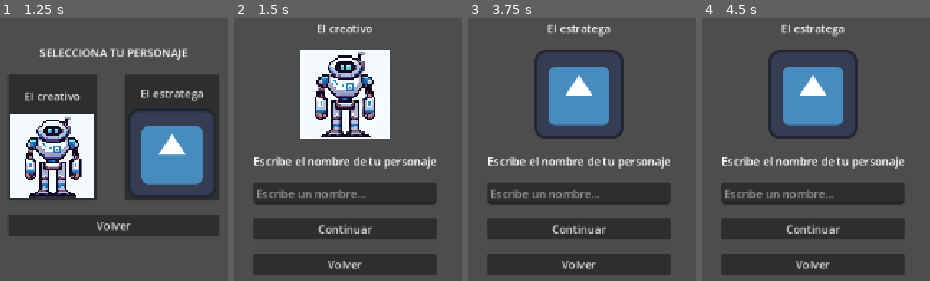
Above: before the commit, frames 1-4 (left to right).
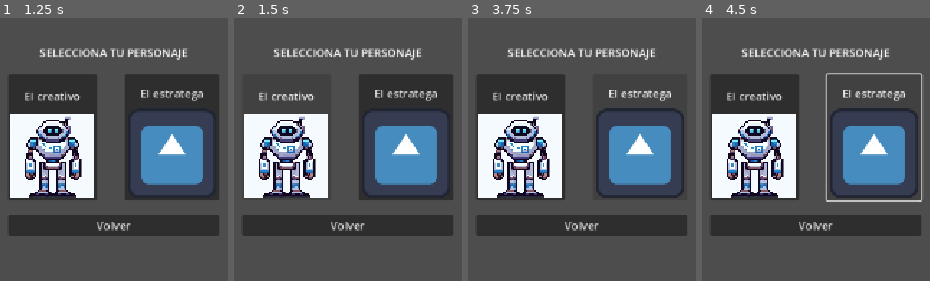
Above: after the commit, the same moments.

Repository: Laura26cal/UNlema
Game: Godot game, scene res://Scenes/main_menu.tscn
Two runs of this game, one before a commit and one after it. Both use one fixed random seed, a clock stepped at 60 frames per second and the inputs below. The engine's default icon, where the game draws it, is replaced by a stand-in: a white triangle on a blue panel in a dark square.
Inputs (mouse positions are in pixels of both pictures, inside the frame that each line leads up to):
- Up to frame 1 (1.25 s): click "Juega ya" at 0.5 s
- Up to frame 2 (1.5 s): click "El creativo" at 1.25 s
- Up to frame 3 (3.75 s): click (579, 228) at 2 s, where only the run before the commit has a clickable "Continuar"; click "Volver" at 2.75 s; click "El estratega" at 3.5 s
- Up to frame 4 (4.5 s): tap Enter at 4.25 s; hold Right (right) from 4.28 s (still down)

Frame 1 is identical in both runs. In frame 2, 49% of the frame differs, in the area x 3-97%, y 2-98%; in frame 3, 46%; in frame 4, 47%.
Error after the commit: Parse Error: Identifier "GameData" not declared in the current scope. (res://Scripts/character_select.gd:18)

Commit message:
feat(T31): agrega estado global del juego (Autoload Global)

Diff:
--- a/Scripts/game_data.gd
+++ /dev/null
@@ -1,15 +0,0 @@
-extends Node
-
-
-# Called when the node enters the scene tree for the first time.
-func _ready():
-	pass # Replace with function body.
-
-
-# Called every frame. 'delta' is the elapsed time since the previous frame.
-func _process(delta):
-	pass
-
-var selected_character: String = ""
-
-var player_name: String = ""
--- a/project.godot
+++ b/project.godot
@@ -17,7 +17,7 @@
 
 [autoload]
 
-GameData="*uid://bmjetkfn333w4"
+Global="*uid://de36ng0ba7fi0"
 
 [display]
 
Renamed: Scripts/Global.gd.gd -> Scripts/Global.gd
Not shown, removed: Scripts/Global.gd.gd.uid
Not shown, added: Scripts/Global.gd.uid
Not shown, removed: Scripts/game_data.gd.uid
